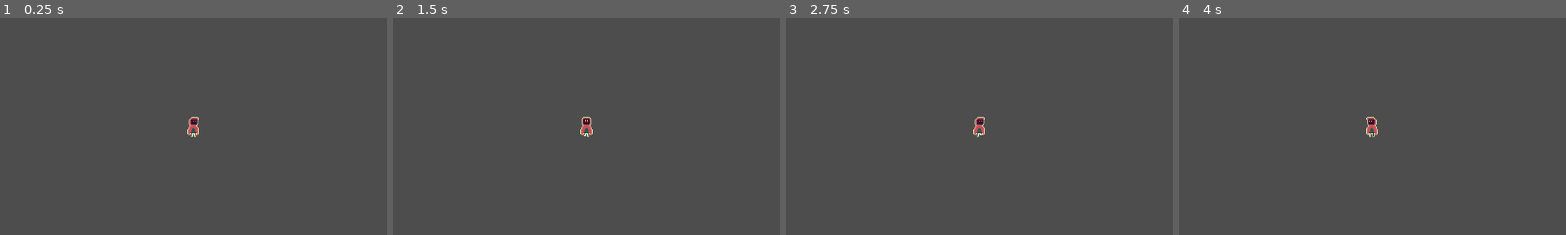
Above: before the commit, frames 1-4 (left to right).
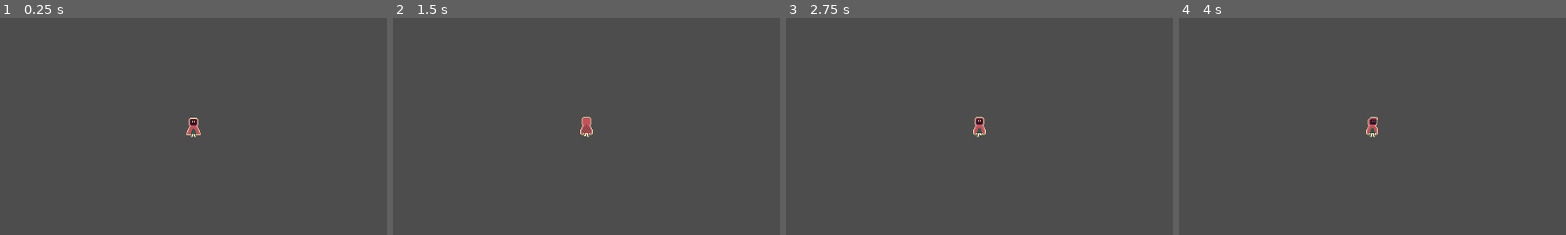
Above: after the commit, the same moments.

Repository: lumodevteam/sovle-squad
Game: Godot game, scene res://scenes/entities/player/player.tscn
Same seed, same stepped clock (60 frames per second), same inputs: the game is played once before the commit and once after it.
Inputs:
- Up to frame 1 (0.25 s): no input
- Up to frame 2 (1.5 s): tap Enter at 0.5 s; hold D (right) 0.53-1.28 s; tap Space at 1.25 s; hold S (down) from 1.28 s (still down)
- Up to frame 3 (2.75 s): tap Enter at 2 s; release S (down) at 2.03 s; hold D (right) from 2.03 s (still down)
- Up to frame 4 (4 s): tap Space at 2.75 s; release D (right) at 2.78 s; hold W (up) 2.78-3.53 s; tap Enter at 3.5 s; hold A (left) from 3.53 s (still down)
The pictures show only the part of the screen within x 25-75%, y 23-73%; the shares and areas given below are measured in that part.

The runs differ from the first frame. In frame 1, 0.1% of the frame differs, in the area x 48-52%, y 45-55%; in frame 2, 0.1%; in frame 3, less than 0.1%; in frame 4, 0.1%.

Commit message:
Added npc with animations

Diff:
--- /dev/null
+++ b/solve-squad/scenes/entities/npc/npc.gd
@@ -0,0 +1 @@
+extends Node
--- /dev/null
+++ b/solve-squad/scenes/entities/npc/npc.tscn
@@ -0,0 +1,18 @@
+[gd_scene load_steps=3 format=3 uid="uid://bvmg4t5s1i6in"]
+
+[ext_resource type="Texture2D" uid="uid://dhbfm8cangmv6" path="res://assets/soldierDolphinSpriteSheet.png" id="1_p5uw1"]
+[ext_resource type="Script" uid="uid://ss65pautb0ni" path="res://scenes/entities/npc/npc.gd" id="2_xjnpb"]
+
+[node name="NPC" type="CharacterBody2D"]
+
+[node name="Sprite2D" type="Sprite2D" parent="."]
+texture = ExtResource("1_p5uw1")
+hframes = 8
+vframes = 6
+script = ExtResource("2_xjnpb")
+
+[node name="CollisionShape2D" type="CollisionShape2D" parent="."]
+
+[node name="AnimationPlayer" type="AnimationPlayer" parent="."]
+
+[node name="AnimationTree" type="AnimationTree" parent="."]
--- a/solve-squad/scenes/entities/player/player.tscn
+++ b/solve-squad/scenes/entities/player/player.tscn
@@ -23,19 +23,38 @@
 
 [sub_resource type="Animation" id="Animation_8akj5"]
 resource_name = "idle"
-length = 0.1
-step = 0.1
-tracks/0/type = "value"
-tracks/0/imported = false
-tracks/0/enabled = true
-tracks/0/path = NodePath("Sprite2D:frame")
-tracks/0/interp = 1
-tracks/0/loop_wrap = true
-tracks/0/keys = {
-"times": PackedFloat32Array(0),
-"transitions": PackedFloat32Array(1),
-"update": 1,
-"values": [8]
+length = 0.8
+loop_mode = 1
+step = 0.1
+tracks/0/type = "value"
+tracks/0/imported = false
+tracks/0/enabled = true
+tracks/0/path = NodePath("Sprite2D:frame")
+tracks/0/interp = 1
+tracks/0/loop_wrap = true
+tracks/0/keys = {
+"times": PackedFloat32Array(0, 0.1, 0.2, 0.3, 0.4, 0.5, 0.6, 0.70000005),
+"transitions": PackedFloat32Array(1, 1, 1, 1, 1, 1, 1, 1),
+"update": 1,
+"values": [32, 33, 34, 35, 36, 37, 38, 39]
+}
+
+[sub_resource type="Animation" id="Animation_nh4ur"]
+resource_name = "walk_toward"
+length = 0.8
+loop_mode = 1
+step = 0.1
+tracks/0/type = "value"
+tracks/0/imported = false
+tracks/0/enabled = true
+tracks/0/path = NodePath("Sprite2D:frame")
+tracks/0/interp = 1
+tracks/0/loop_wrap = true
+tracks/0/keys = {
+"times": PackedFloat32Array(0, 0.1, 0.2, 0.3, 0.4, 0.5, 0.6, 0.7),
+"transitions": PackedFloat32Array(1, 1, 1, 1, 1, 1, 1, 1),
+"update": 1,
+"values": [16, 17, 18, 19, 20, 21, 22, 23]
 }
 
 [sub_resource type="Animation" id="Animation_1hmtu"]
@@ -92,28 +111,29 @@
 "values": [24, 25, 26, 27, 28, 29, 30, 31]
 }
 
-[sub_resource type="Animation" id="Animation_nh4ur"]
-resource_name = "walk_toward"
-length = 0.8
-loop_mode = 1
-step = 0.1
-tracks/0/type = "value"
-tracks/0/imported = false
-tracks/0/enabled = true
-tracks/0/path = NodePath("Sprite2D:frame")
-tracks/0/interp = 1
-tracks/0/loop_wrap = true
-tracks/0/keys = {
-"times": PackedFloat32Array(0, 0.1, 0.2, 0.3, 0.4, 0.5, 0.6, 0.7),
-"transitions": PackedFloat32Array(1, 1, 1, 1, 1, 1, 1, 1),
-"update": 1,
-"values": [16, 17, 18, 19, 20, 21, 22, 23]
+[sub_resource type="Animation" id="Animation_bj7e2"]
+resource_name = "idle_back"
+length = 0.8
+loop_mode = 1
+step = 0.1
+tracks/0/type = "value"
+tracks/0/imported = false
+tracks/0/enabled = true
+tracks/0/path = NodePath("Sprite2D:frame")
+tracks/0/interp = 1
+tracks/0/loop_wrap = true
+tracks/0/keys = {
+"times": PackedFloat32Array(0, 0.1, 0.2, 0.3, 0.4, 0.5, 0.6, 0.70000005),
+"transitions": PackedFloat32Array(1, 1, 1, 1, 1, 1, 1, 1),
+"update": 1,
+"values": [40, 41, 42, 43, 44, 45, 46, 47]
 }
 
 [sub_resource type="AnimationLibrary" id="AnimationLibrary_58kc7"]
 _data = {
 &"RESET": SubResource("Animation_635qg"),
 &"idle": SubResource("Animation_8akj5"),
+&"idle_back": SubResource("Animation_bj7e2"),
 &"walk_away": SubResource("Animation_nh4ur"),
 &"walk_left": SubResource("Animation_1hmtu"),
 &"walk_right": SubResource("Animation_58kc7"),
@@ -174,7 +194,7 @@
 position = Vector2(0, -14)
 texture = ExtResource("1_1hmtu")
 hframes = 8
-vframes = 4
+vframes = 6
 
 [node name="CollisionShape2D" type="CollisionShape2D" parent="."]
 position = Vector2(0, -1)
Binary file changed: solve-squad/assets/robedPlayerSpriteSheet.png
Not shown, added: solve-squad/assets/soldierDolphinSpriteSheet.png.import
Not shown, added: solve-squad/scenes/entities/npc/npc.gd.uid
Not shown: 1 places in solve-squad/scenes/entities/player/player.tscn that only renumber resources
